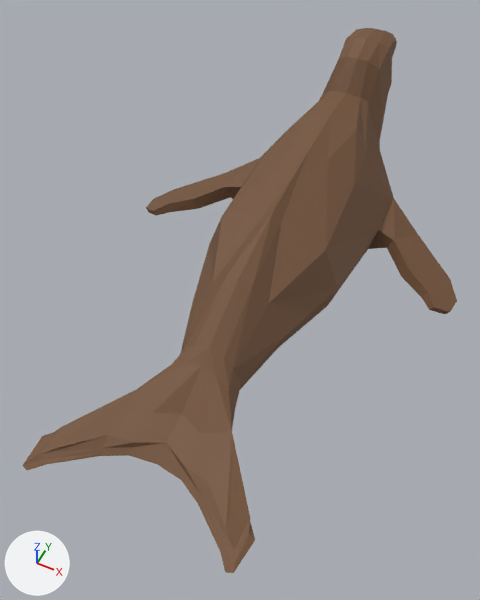
The Blender file Assets/MyStuff/Models/source/Seal.blend, before and after one commit.
The view is the same before and after, from a 50 mm lens placed at (3.26, -8.48, 9.16), pointed at (-0.15, -1.67, 0.64). The lights are fixed; the arrows at lower left show +X, +Y and +Z.

Objects in the first picture: 'Seal'.
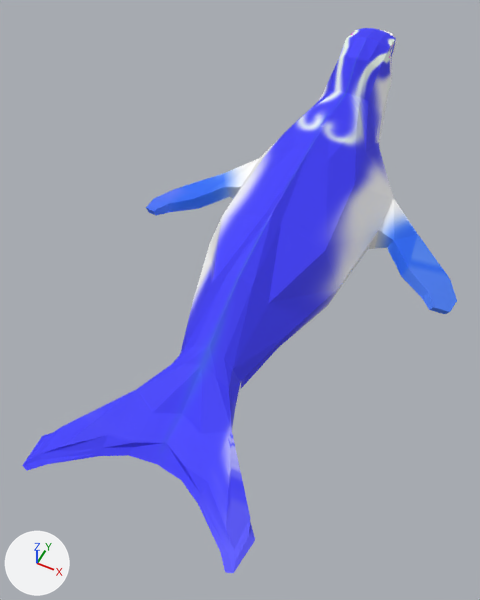
What differs and where, as boxes [x1, y1, x2, y2] in the pictures (480 x 600 px):
```json
{"object": "Seal", "change": "surface changed", "before": [23, 28, 457, 573], "after": [23, 28, 457, 573], "on screen": "brown to blue"}
```

Scene script edits in JSON lines:
```json
{"op": "add", "block": "img_seal_base_color", "code": ["img_seal_base_color = load_image('Seal Base Color', 'textures/Seal Base Color.png', 1024, 1024, 'sRGB')"]}
{"op": "remove", "block": "mat_seal", "code": "mat_seal.base_color = (0.176, 0.0877, 0.0414)  # brown #745439"}
{"op": "add", "block": "mat_seal", "code": "mat_seal.texture = img_seal_base_color"}
{"block": "me_plane", "where": "me_plane.from_pydata(...)  # 292 vertices, 307 faces; spans x -2.08..1.11, y -5.85..4.48, z -3.18..3.18"}
{"block": "me_plane", "where": "# used by ob_seal; location = (0.0, 0.14, 0.99); rotation_euler = (0.0, 1.571, 0.0), in degrees (0, 90, 0)"}
{"block": "me_plane", "change": "me_plane part 1: texture (UV) coordinates of 307 of 307 faces, centred in x -2.03..1.07, y -5.72..4.45, z -3.11..3.11, changed; they spanned u 0.0..1.0, v 0.0..1.0 and now span u 0.0..0.95, v 0.0..1.0"}
```
